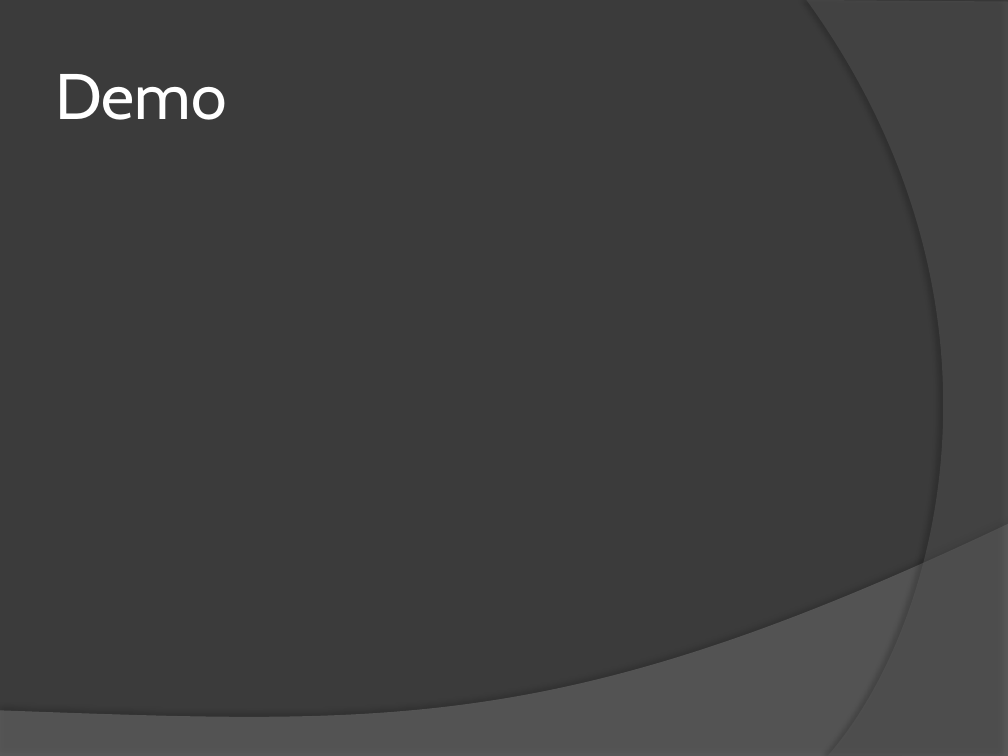
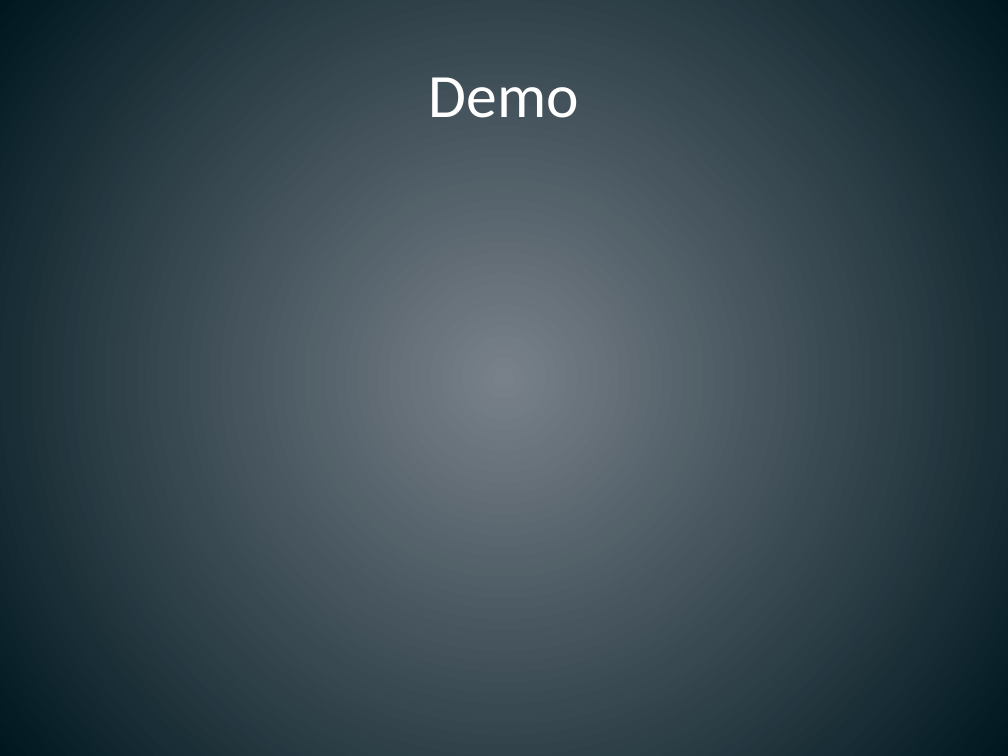
Before and after one commit to bsoe003/pingbots, a slide deck: slide 6 of Presentation/presentatio-final.pptx (slide 7 before the commit). Drawn at 1008x756 pixels with LibreOffice and Linux fonts; fonts in the diff are those of the drawing. Boxes give left, top, right and bottom in pixels: in the first picture for what was removed or moved away, otherwise in the second. Text is boxed around its words. In the diff, an @@ line names an element or a change of style, - is before the commit and + after.

```diff
--- a/Presentation/presentatio-final.pptx
+++ b/Presentation/presentatio-final.pptx
@@ background #3B3B3B to gradient #79828A to #00181F @@
@@ freeform shape removed at (x1=806, y1=0, x2=1008, y2=756) @@
@@ title "Demo" at (x1=429, y1=77, x2=579, y2=118): size 46 to 44 pt, font Cabin to Calibri; alignment left to centre @@
@@ freeform shape removed at (x1=0, y1=524, x2=1008, y2=756) @@
```
Also in this commit, not shown: 4 other slides changed, 2 slides added, 3 slides removed.
